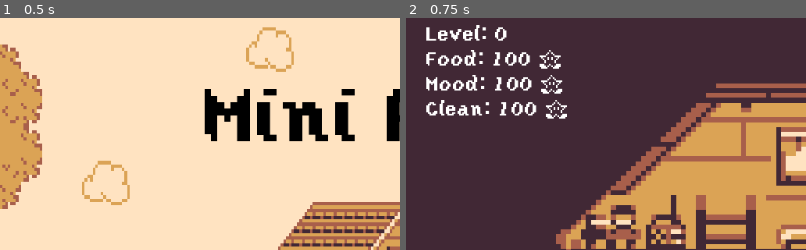
Above: before the commit, frames 1-2 (left to right).
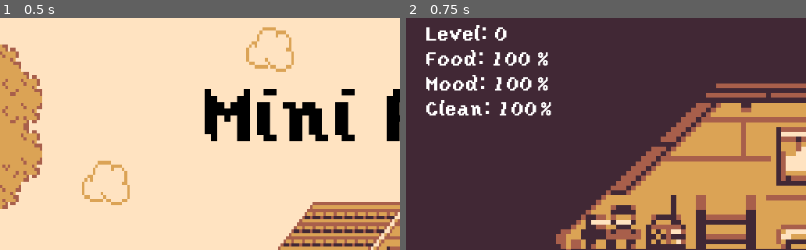
Above: after the commit, the same moments.

Repository: melvincwng/mini-pets
Game: Godot game, scene res://Scenes/MainMenu.tscn
Same seed, same stepped clock (60 frames per second), same inputs: the game is played once before the commit and once after it.
Inputs:
- Up to frame 1 (0.5 s): no input
- Up to frame 2 (0.75 s): click "Start" at 0.5 s
The pictures show only the part of the screen within x 0-50%, y 0-50%; the shares and areas given below are measured in that part.

Frame 1 is identical in both runs. In frame 2, 0.8% of the frame differs, in the area x 33-41%, y 13-44%.

Commit message:
Add new font file & percentage (%) text in MainScene.tscn

Diff:
--- a/Scenes/MainScene.tscn
+++ b/Scenes/MainScene.tscn
@@ -22,6 +22,13 @@
 size = 25
 font_data = ExtResource( 8 )
 
+[sub_resource type="DynamicFontData" id=10]
+font_path = "res://Font/VCR_OSD_MONO_1.001.ttf"
+
+[sub_resource type="DynamicFont" id=11]
+size = 25
+font_data = SubResource( 10 )
+
 [sub_resource type="DynamicFontData" id=3]
 font_path = "res://Font/yoster-island.regular.ttf"
 
@@ -54,6 +61,9 @@
 position = Vector2( 512, 296 )
 scale = Vector2( 6.4, 6.25 )
 texture = ExtResource( 1 )
+__meta__ = {
+"_edit_lock_": true
+}
 
 [node name="Music" type="AudioStreamPlayer" parent="."]
 stream = ExtResource( 2 )
@@ -65,6 +75,9 @@
 scale = Vector2( 4, 4 )
 frames = SubResource( 1 )
 playing = true
+__meta__ = {
+"_edit_lock_": true
+}
 
 [node name="Level" type="RichTextLabel" parent="."]
 margin_left = 24.0
@@ -74,39 +87,85 @@
 custom_fonts/normal_font = SubResource( 2 )
 text = "Level: 0"
 __meta__ = {
+"_edit_lock_": true,
 "_edit_use_anchors_": false
 }
 
 [node name="Food" type="RichTextLabel" parent="."]
 margin_left = 24.0
 margin_top = 40.0
-margin_right = 384.0
+margin_right = 168.0
 margin_bottom = 74.0
 custom_fonts/normal_font = SubResource( 2 )
-text = "Food: 100 #"
-__meta__ = {
+text = "Food: 100"
+__meta__ = {
+"_edit_lock_": true,
 "_edit_use_anchors_": false
 }
 
 [node name="Mood" type="RichTextLabel" parent="."]
 margin_left = 24.0
 margin_top = 72.0
-margin_right = 216.0
+margin_right = 168.0
 margin_bottom = 102.0
 custom_fonts/normal_font = SubResource( 2 )
-text = "Mood: 100 #"
-__meta__ = {
+text = "Mood: 100"
+__meta__ = {
+"_edit_lock_": true,
 "_edit_use_anchors_": false
 }
 
 [node name="Clean" type="RichTextLabel" parent="."]
 margin_left = 24.0
 margin_top = 104.0
-margin_right = 208.0
+margin_right = 176.0
 margin_bottom = 140.0
 custom_fonts/normal_font = SubResource( 2 )
-text = "Clean: 100 #"
-__meta__ = {
+text = "Clean: 100"
+__meta__ = {
+"_edit_lock_": true,
+"_edit_use_anchors_": false
+}
+
+[node name="%" type="Label" parent="."]
+margin_left = 156.0
+margin_top = 40.0
+margin_right = 196.0
+margin_bottom = 62.0
+custom_fonts/font = SubResource( 11 )
+text = "%"
+align = 1
+valign = 1
+__meta__ = {
+"_edit_lock_": true,
+"_edit_use_anchors_": false
+}
+
+[node name="%2" type="Label" parent="."]
+margin_left = 156.0
+margin_top = 72.0
+margin_right = 196.0
+margin_bottom = 94.0
+custom_fonts/font = SubResource( 11 )
+text = "%"
+align = 1
+valign = 1
+__meta__ = {
+"_edit_lock_": true,
+"_edit_use_anchors_": false
+}
+
+[node name="%3" type="Label" parent="."]
+margin_left = 160.0
+margin_top = 104.0
+margin_right = 200.0
+margin_bottom = 126.0
+custom_fonts/font = SubResource( 11 )
+text = "%"
+align = 1
+valign = 1
+__meta__ = {
+"_edit_lock_": true,
 "_edit_use_anchors_": false
 }
 
@@ -118,6 +177,7 @@
 custom_fonts/normal_font = SubResource( 2 )
 text = "Date: 01-01-1970"
 __meta__ = {
+"_edit_lock_": true,
 "_edit_use_anchors_": false
 }
 
@@ -129,6 +189,7 @@
 custom_fonts/normal_font = SubResource( 4 )
 text = "00:00 AM"
 __meta__ = {
+"_edit_lock_": true,
 "_edit_use_anchors_": false
 }
 
@@ -140,6 +201,7 @@
 custom_fonts/normal_font = SubResource( 2 )
 text = "Day: 0"
 __meta__ = {
+"_edit_lock_": true,
 "_edit_use_anchors_": false
 }
 
@@ -149,6 +211,7 @@
 margin_right = 432.0
 margin_bottom = 584.0
 __meta__ = {
+"_edit_lock_": true,
 "_edit_use_anchors_": false
 }
 
@@ -171,6 +234,7 @@
 margin_right = 560.0
 margin_bottom = 584.0
 __meta__ = {
+"_edit_lock_": true,
 "_edit_use_anchors_": false
 }
 
@@ -193,6 +257,7 @@
 margin_right = 688.0
 margin_bottom = 584.0
 __meta__ = {
+"_edit_lock_": true,
 "_edit_use_anchors_": false
 }
 
Binary file added: Font/VCR_OSD_MONO_1.001.ttf
Not shown: 1 places in Scenes/MainScene.tscn that only renumber resources
